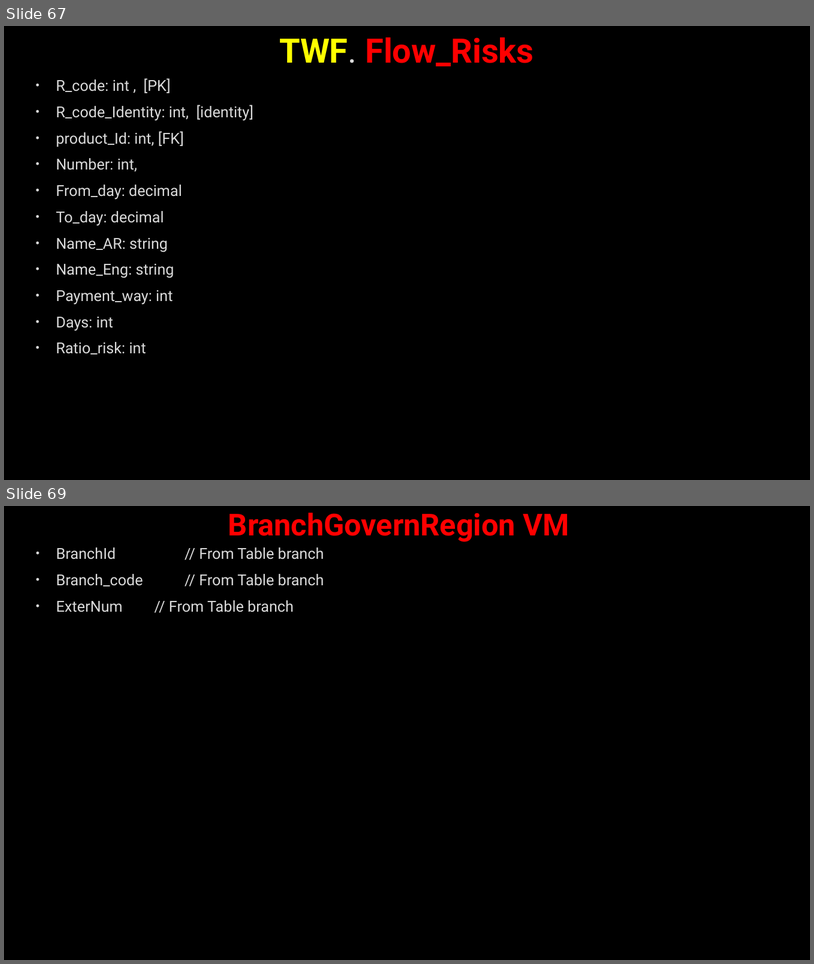
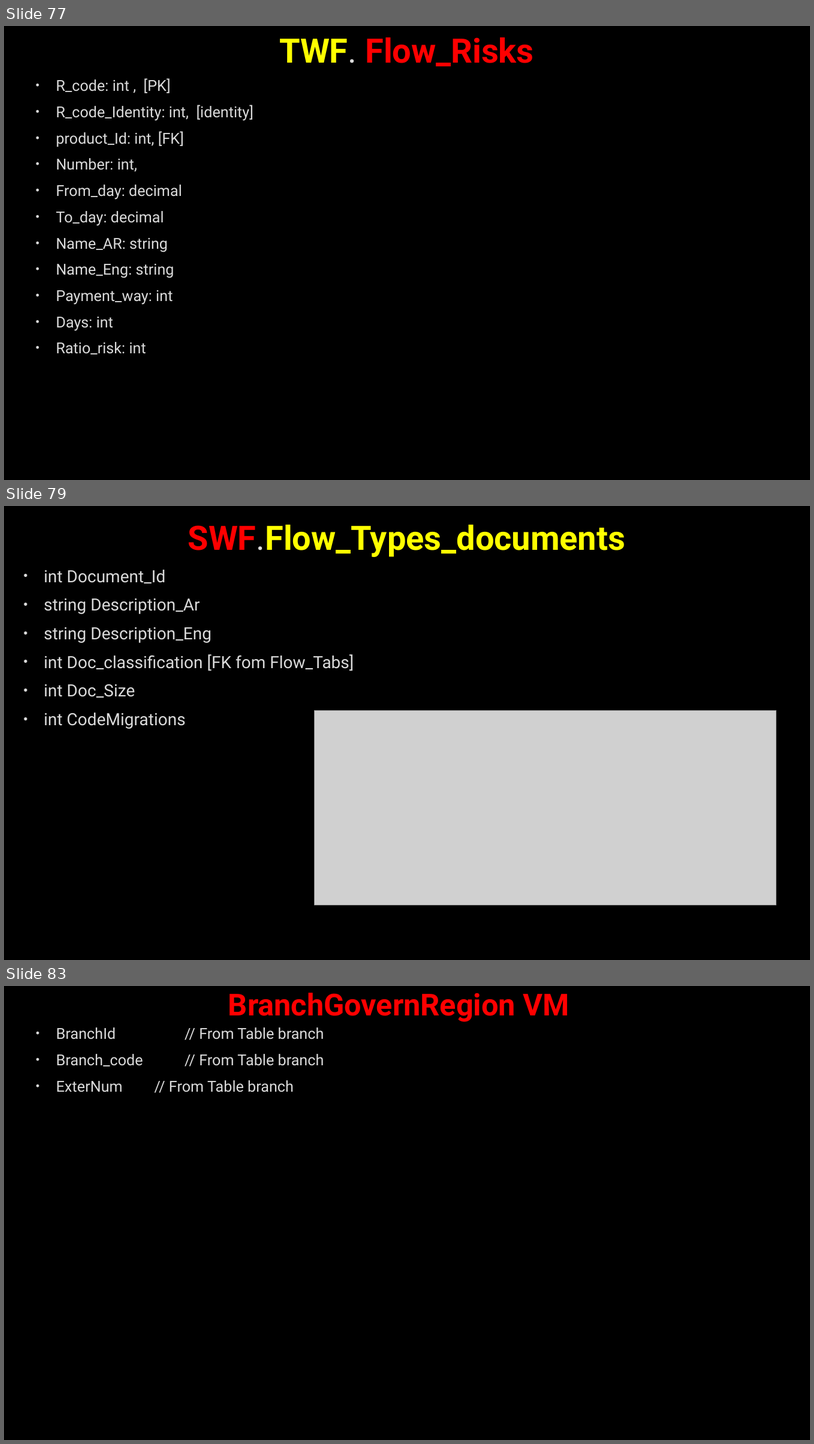
Before and after one commit to AhmedMohamedSamir1/Summary, a slide deck: Dot Net/Business.pptx. Shown one above the other, each under a label of ours: slides 67 and 69 before the commit, slides 77, 79 and 83 after it; the slides between them are not shown. The pictures are 814x964 and 814x1444 pixels, drawn with LibreOffice and Linux fonts; fonts in the diff are those of the drawing; grey boxes stand for pictures; background and template pictures are left out. Boxes give left, top, right and bottom in pixels: in the first picture for what was removed or moved away, otherwise in the second. Text is boxed around its words. In the diff, an @@ line names an element or a change of style, - is before the commit and + after.

```diff
--- a/Dot Net/Business.pptx
+++ b/Dot Net/Business.pptx
@@ slide 79 added at (x1=4, y1=506, x2=810, y2=960), background picture (left out) @@
@@ title added at (x1=188, y1=525, x2=626, y2=557), 40 pt, text #FFFF00, bold @@
+SWF.Flow_Types_documents
@@ text added at (x1=44, y1=570, x2=354, y2=729), 20 pt, text #DADADA @@
+• int Document_Id
+• string Description_Ar
+• string Description_Eng
+• int Doc_classification [FK fom Flow_Tabs]
+• int Doc_Size
+• int CodeMigrations
@@ picture added at (x1=314, y1=711, x2=777, y2=904) @@
@@ what was slide 67 is now slide 77 @@
@@ what was slide 69 is now slide 83 @@
```
Also in this commit, not shown: 6 slides changed, 16 other slides added, 4 other files.
